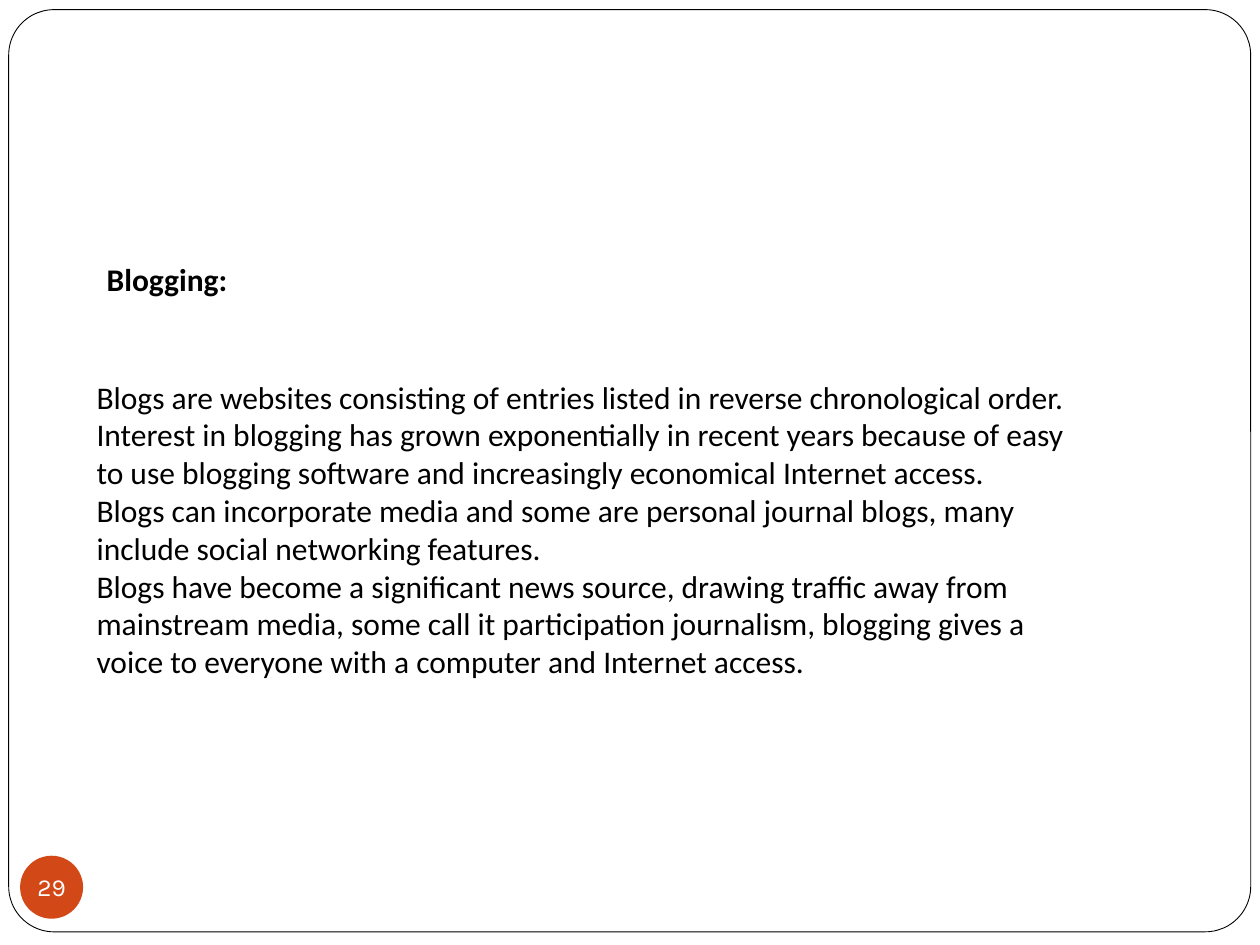
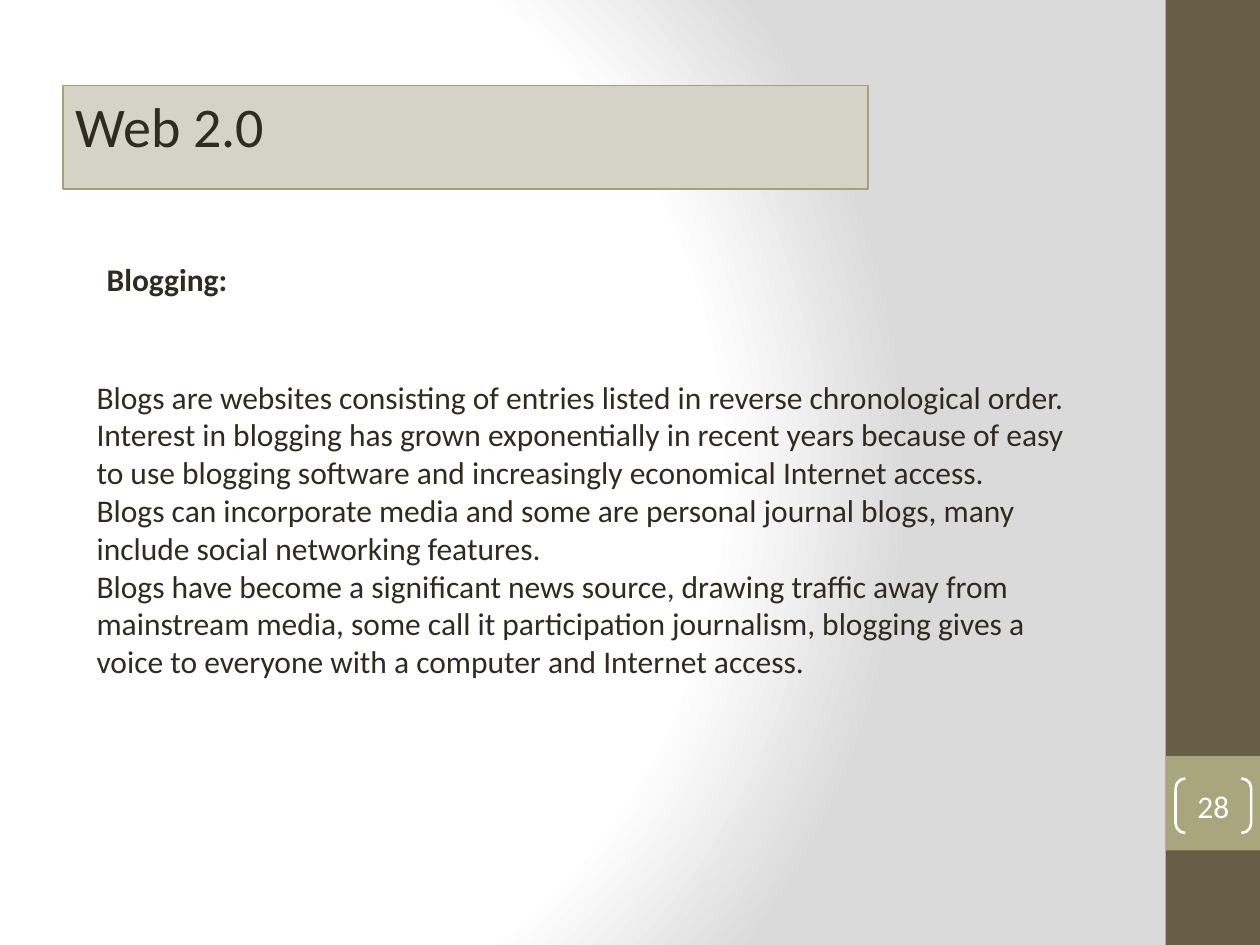
Before and after one commit to MetaInformation/MetaInformation.github.io, a slide deck: slide 28 of topic01/talk-1/1_introduction.pptx (slide 29 before the commit). Drawn at 1260x945 pixels with LibreOffice and Linux fonts; fonts in the diff are those of the drawing; background and template pictures are left out. Boxes give left, top, right and bottom in pixels: in the first picture for what was removed or moved away, otherwise in the second. Text is boxed around its words. In the diff, an @@ line names an element or a change of style, - is before the commit and + after.

```diff
--- a/topic01/talk-1/1_introduction.pptx
+++ b/topic01/talk-1/1_introduction.pptx
@@ background #FFFFFF to gradient #FFFFFF to #DADADA @@
@@ rounded rectangle removed at (x1=9, y1=10, x2=1251, y2=932) @@
@@ rectangle added at (x1=1166, y1=0, x2=1260, y2=945), fill #675E47 @@
@@ rectangle added at (x1=63, y1=86, x2=868, y2=189), fill #D5D4C5, outline #A6A278 1 pt, 32 pt, text #2F2B20 @@
+Web 2.0
@@ text "Blogging:" at (x1=107, y1=269, x2=228, y2=297): text colour #000000 to #2F2B20 @@
@@ text "Blogs are websites consisting of ..." at (x1=97, y1=387, x2=1063, y2=678): text colour #000000 to #2F2B20 @@
@@ rectangle added at (x1=1166, y1=756, x2=1260, y2=850), fill #A9A57C @@
@@ page number added at (x1=1176, y1=779, x2=1251, y2=833), outline #FFFFFF 1.5 pt, 18 pt, text #FFFFFF @@
+28
@@ page number removed at (x1=20, y1=856, x2=83, y2=919) @@
-29
```
Also in this commit, not shown: 36 other slides changed, 2 slides added, 3 slides removed, 1 other file.
